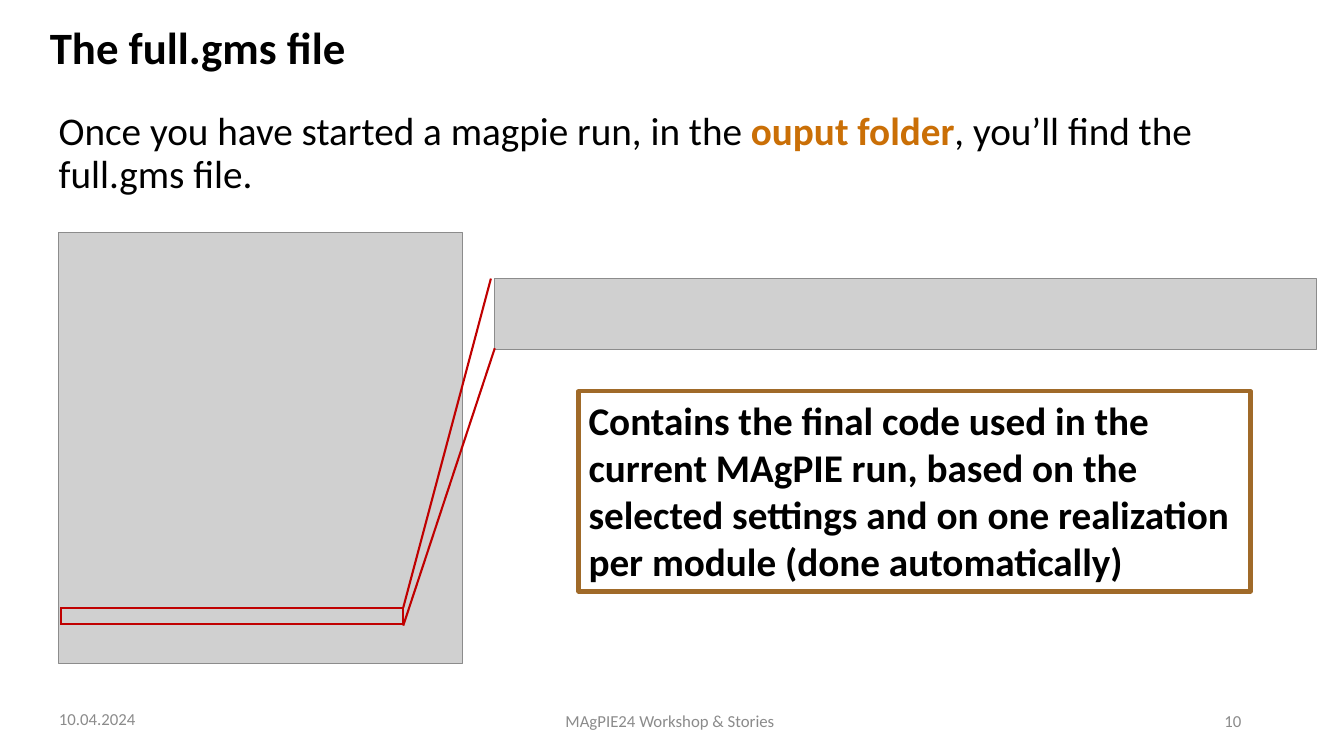
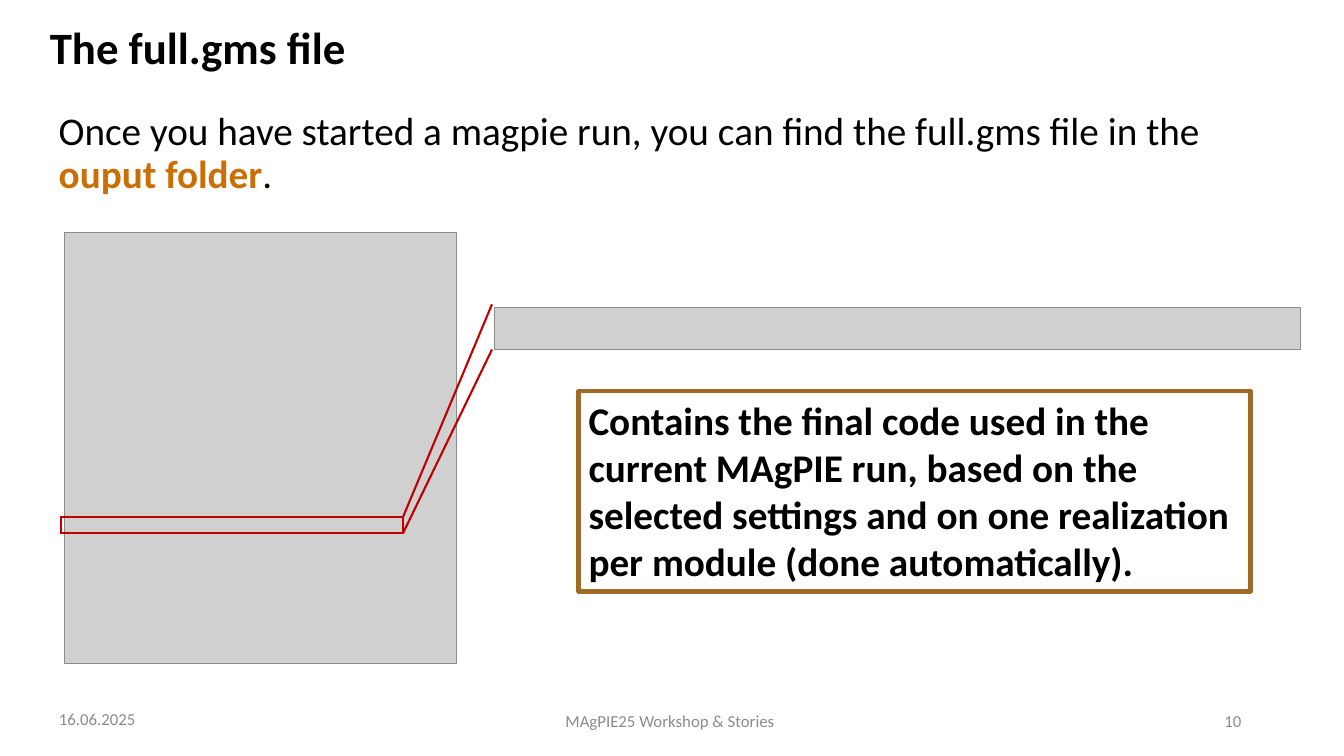
Before and after one commit to magpiemodel/magpiemodel.github.io, a slide deck: slide 10 of assets/slides/GAMS code, modules & realizations.pptx. Drawn at 1344x756 pixels with LibreOffice and Linux fonts; fonts in the diff are those of the drawing; grey boxes stand for pictures; background and template pictures are left out. Boxes give left, top, right and bottom in pixels: in the first picture for what was removed or moved away, otherwise in the second. Text is boxed around its words. In the diff, an @@ line names an element or a change of style, - is before the commit and + after.

```diff
--- a/assets/slides/GAMS code, modules & realizations.pptx
+++ b/assets/slides/GAMS code, modules & realizations.pptx
@@ text at [59,117,1199,194]: text changed @@
-Once you have started a magpie run, in the ouput folder, you’ll find the full.gms file.
+Once you have started a magpie run, you can find the full.gms file in the ouput folder.
@@ picture: place and size @@
-picture at [58,232,463,663]
+picture at [65,232,457,663]
@@ line moved from (403, 608) - (491, 278) to (403, 517) - (492, 304) @@
@@ picture: place and size @@
-picture at [495,278,1317,349]
+picture at [495,308,1301,349]
@@ line moved from (403, 626) - (495, 348) to (403, 533) - (492, 350) @@
@@ text in rectangle at [589,407,1229,582]: text changed @@
-Contains the final code used in the current MAgPIE run, based on the selected settings and on one realization per module (done automatically)
+Contains the final code used in the current MAgPIE run, based on the selected settings and on one realization per module (done automatically).
@@ rectangle: place and size @@
-rectangle at [60,608,403,624]
+rectangle at [60,517,403,533]
@@ text at [59,714,135,725]: text changed @@
-10.04.2024
+16.06.2025
@@ text at [565,715,775,730]: text changed @@
-MAgPIE24 Workshop & Stories
+MAgPIE25 Workshop & Stories
```
Also in this commit, not shown: 11 other slides changed, 1 other file.
